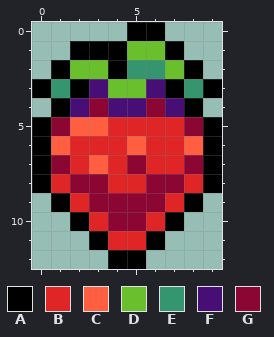
Two states of a pixel-art sprite, img/strawb.png. Above, as it was before the edit.
The file is 10x13 pixels.
Palette (. is transparent): A #000000  B #df2525  C #ff5f40  D #6abf2c  E #34956e  F #470e76  G #8b0633
Pixels before, first column x 0:
 0 .....AA...
 1 ..AAADDA..
 2 .ADDAEEDA.
 3 AEAFDDFAEA
 4 .AFGFFGFA.
 5 AGCCBBBBGA
 6 ACBBBCBBCA
 7 AGBCBGBBGA
 8 ABGGBBGGBA
 9 .ABGGGGBA.
10 ..ABGGBA..
11 ...ABBA...
12 ....AA....
The result:
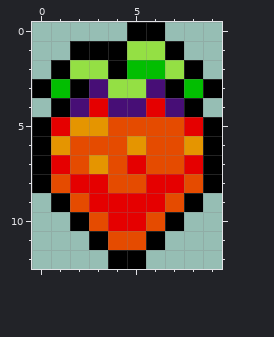
Edits made:
{"colour":"B","old":"#df2525","new":"#e54b00"}
{"colour":"C","old":"#ff5f40","new":"#e59500"}
{"colour":"D","old":"#6abf2c","new":"#94e044"}
{"colour":"E","old":"#34956e","new":"#02be01"}
{"colour":"G","old":"#8b0633","new":"#e50000"}
{"label":"changed","picture_box":[51,41,203,250]}
